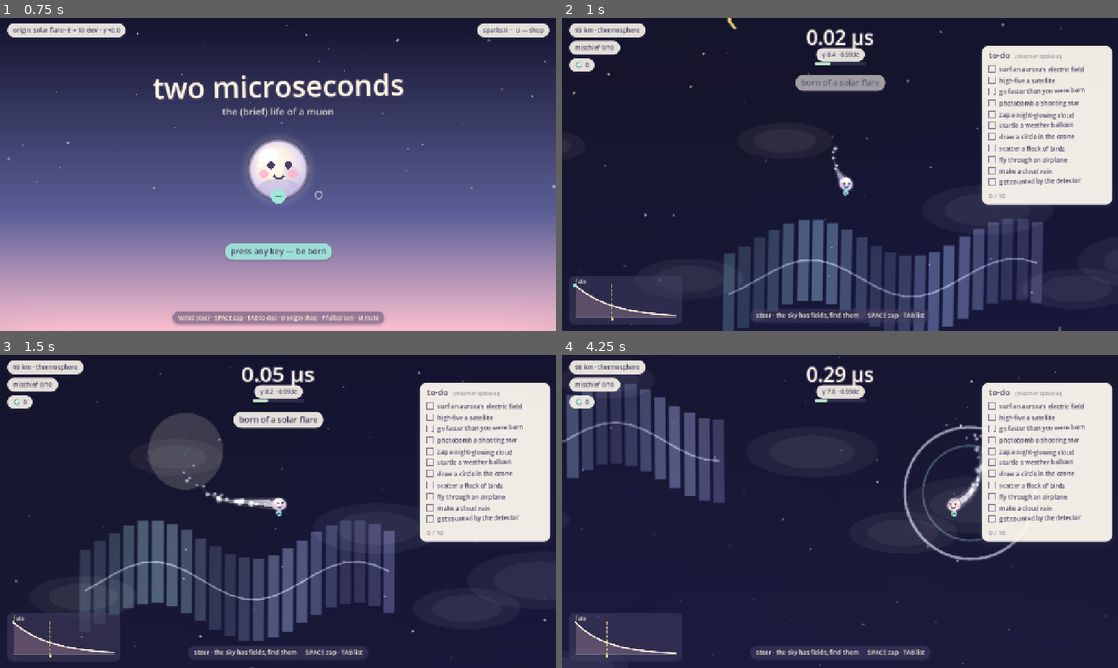
Above: before the commit, frames 1-4 (two rows, left to right).
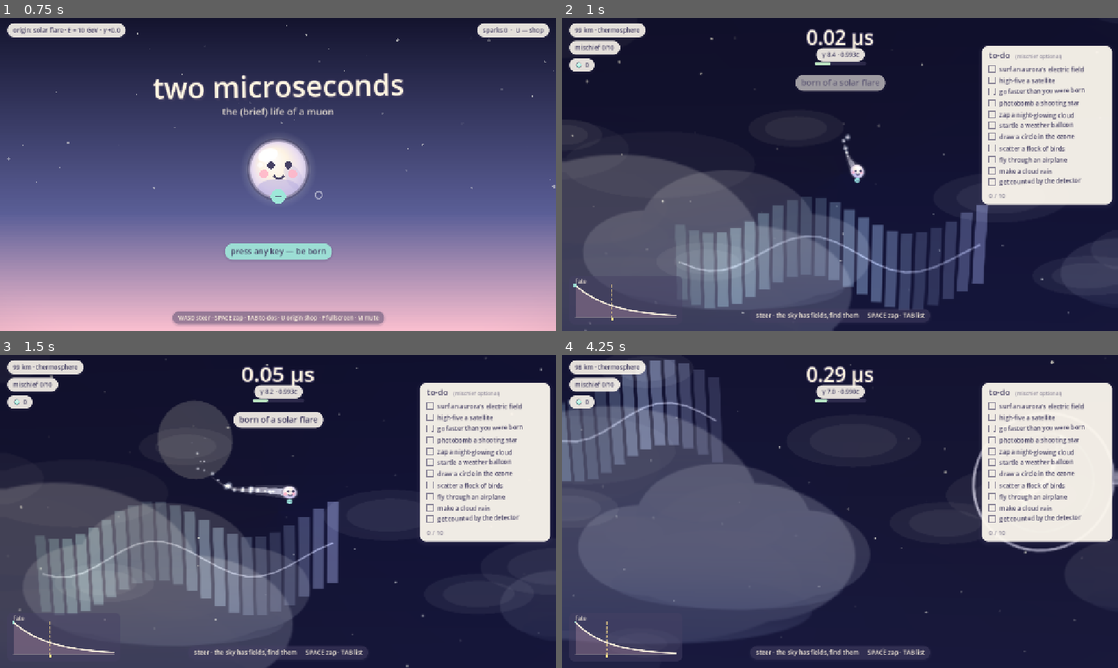
Above: after the commit, the same moments.

Repository: lawrenceleejr/TwoMicroSeconds
Game: Godot game, scene res://game/main/title.tscn
Same seed, same stepped clock (60 frames per second), same inputs: the game is played once before the commit and once after it.
Inputs (mouse positions are in pixels of both pictures, inside the frame that each line leads up to):
- Up to frame 1 (0.75 s): tap Enter at 0.5 s; move the mouse to (400, 158) at 0.52 s; hold D (move_right) from 0.53 s (still down); tap Tab (toggle_checklist) at 0.6 s; click (400, 158) at 0.67 s
- Up to frame 2 (1 s): keep holding D (move_right); tap Space at 0.77 s
- Up to frame 3 (1.5 s): tap Space at 1.07 s; release D (move_right) at 1.25 s; drag from (166, 527) to (250, 574) at 1.27 s
- Up to frame 4 (4.25 s): move the mouse to (895, 442) at 2.02 s; hold D (move_right) 2.03-2.75 s; tap F at 2.1 s; drag from (812, 574) to (673, 464) at 2.77 s; move the mouse to (1006, 558) at 3.52 s; hold A (move_left) from 3.53 s (still down); tap X at 3.6 s; tap Space at 3.77, 4.07 s

Frame 1 is identical in both runs. In frame 2, 29% of the frame differs, in the area x 0-100%, y 0-100%; in frame 3, 28%; in frame 4, 32%.

Commit message:
Real 3D presentation stage: perspective-tilted world plane + depth wisps
Gameplay stays flat: the 2D world renders into an overscanned
SubViewport textured onto a quad in a true 3D scene. A perspective
camera holds a slight tilt and yaw, banks into turns, and widens its
lens with speed (distance-compensated so framing holds). Translucent
cloud wisps float between camera and plane for genuine 3D parallax,
and the sky gains a third, slower in-world parallax layer. The in-run
UI moves to the root viewport so it stays crisp and un-tilted; the
relativity/vignette/glitch post stack now applies over the 3D render.

Co-Authored-By: Claude Fable 5 <noreply@anthropic.com>
Claude-Session: https://claude.ai/code/session_014g8VnKFpk5HwGxbWA7j916

Diff:
--- a/game/autoload/game.gd
+++ b/game/autoload/game.gd
@@ -1,7 +1,7 @@
 extends Node
 ## Run flow, input map registration, and a couple of global toggles.
 
-const MAIN_SCENE := "res://game/main/main.tscn"
+const MAIN_SCENE := "res://game/main/stage.tscn"
 const TITLE_SCENE := "res://game/main/title.tscn"
 
 var run_start_msec := 0
--- a/game/main/main.gd
+++ b/game/main/main.gd
@@ -22,6 +22,7 @@
 
 var _ended := false
 var _sparks_at_start := 0
+var _ui_layer: CanvasLayer
 
 
 func _ready() -> void:
@@ -51,21 +52,28 @@
 		# The Oh-My-God particle arrives with authority.
 		Juice.glitch(0.4, 0.7)
 
-	# UI sits above the full-screen effect layers (relativity 70,
-	# vignette 80, glitch 90) so text stays crisp and un-shifted.
-	var ui_layer := CanvasLayer.new()
-	ui_layer.layer = 100
-	add_child(ui_layer)
+	# UI lives on the ROOT viewport (the world may be rendered inside a
+	# SubViewport on the 3D stage) and above the effect layers
+	# (relativity 70, vignette 80, glitch 90): crisp, flat, un-shifted.
+	_ui_layer = CanvasLayer.new()
+	_ui_layer.layer = 100
 	var hud = HudScript.new()
 	hud.muon = muon
-	ui_layer.add_child(hud)
-	ui_layer.add_child(ChecklistScript.new())
+	_ui_layer.add_child(hud)
+	_ui_layer.add_child(ChecklistScript.new())
 	end_screen = EndScreenScript.new()
-	ui_layer.add_child(end_screen)
+	_ui_layer.add_child(end_screen)
 	pause_overlay = PauseScript.new()
-	ui_layer.add_child(pause_overlay)
+	_ui_layer.add_child(pause_overlay)
+	get_tree().root.add_child.call_deferred(_ui_layer)
 
 	Tasks.task_completed.connect(_on_task_completed)
+
+
+func _exit_tree() -> void:
+	# The UI layer was handed to the root viewport; take it with us.
+	if _ui_layer != null and is_instance_valid(_ui_layer):
+		_ui_layer.queue_free()
 
 
 func _process(_delta: float) -> void:
--- /dev/null
+++ b/game/main/stage.gd
@@ -0,0 +1,100 @@
+extends Node3D
+## The presentation stage. Gameplay is the same flat 2D world, rendered
+## into a SubViewport and textured onto a quad in a real 3D scene. A
+## perspective camera sits at a slight angle, banks into turns, and
+## breathes with speed; translucent wisps float in front of the plane
+## for true depth parallax. The UI lives on the real screen, crisp.
+
+const BASE_W := 1280.0
+const BASE_H := 720.0
+const OVERSCAN := 1.2
+const CAM_FOV := 55.0
+const TILT_DEG := -5.0
+const YAW_DEG := 2.2
+
+var _vp: SubViewport
+var _cam: Camera3D
+var _muon
+var _wisps := []
+var _bank := 0.0
+var _t := 0.0
+
+
+func _ready() -> void:
+	_vp = SubViewport.new()
+	_vp.render_target_update_mode = SubViewport.UPDATE_ALWAYS
+	_vp.size = Vector2i(int(BASE_W * OVERSCAN), int(BASE_H * OVERSCAN))
+	add_child(_vp)
+	_vp.add_child(load("res://game/main/main.tscn").instantiate())
+
+	var quad := MeshInstance3D.new()
+	var mesh := QuadMesh.new()
+	# The un-overscanned frame is 7.2 units tall at the camera distance
+	# below; the quad carries the overscan margin so the tilt never
+	# reveals the void.
+	mesh.size = Vector2(12.8, 7.2) * OVERSCAN
+	quad.mesh = mesh
+	var mat := StandardMaterial3D.new()
+	mat.shading_mode = BaseMaterial3D.SHADING_MODE_UNSHADED
+	mat.albedo_texture = _vp.get_texture()
+	quad.material_override = mat
+	add_child(quad)
+
+	_cam = Camera3D.new()
+	_cam.fov = CAM_FOV
+	add_child(_cam)
+
+	var world_env := WorldEnvironment.new()
+	var env := Environment.new()
+	env.background_mode = Environment.BG_COLOR
+	env.background_color = Color("101024")
+	world_env.environment = env
+	add_child(world_env)
+
+	_spawn_wisps()
+
+
+func _spawn_wisps() -> void:
+	var texs := ["res://assets/sprites/cloud.svg", "res://assets/sprites/noctilucent.svg"]
+	for i in 7:
+		var s := Sprite3D.new()
+		s.texture = load(texs[i % texs.size()])
+		s.pixel_size = 0.012 + (i % 3) * 0.005
+		s.modulate = Color(1, 1, 1, 0.09 + 0.05 * (i % 3))
+		s.position = Vector3(randf_range(-6.0, 6.0), randf_range(-4.5, 4.5),
+			randf_range(1.4, 3.6))
+		add_child(s)
+		_wisps.append(s)
+
+
+func _process(delta: float) -> void:
+	_t += delta
+	if _muon == null or not is_instance_valid(_muon):
+		_muon = get_tree().get_first_node_in_group("muon")
+	var vel := Vector2.ZERO
+	if _muon != null:
+		vel = _muon.velocity
+	var speed_f := clampf(vel.length() / 1250.0, 0.0, 1.0)
+
+	# Bank into turns; widen the lens with speed.
+	var target_bank := clampf(-vel.x / 1250.0, -1.0, 1.0) * 0.055
+	_bank = lerpf(_bank, target_bank, 1.0 - exp(-3.0 * delta))
+	_cam.fov = lerpf(_cam.fov, CAM_FOV + 7.0 * speed_f, 1.0 - exp(-3.0 * delta))
+
+	# Keep the un-overscanned frame filling the window at any fov, then
+	# tilt: the slight perspective is the whole point.
+	var d := 7.2 / (2.0 * tan(deg_to_rad(_cam.fov * 0.5)))
+	_cam.position = Vector3(sin(_t * 0.23) * 0.08, 0.3 + sin(_t * 0.31) * 0.05, d)
+	_cam.rotation = Vector3(deg_to_rad(TILT_DEG), deg_to_rad(YAW_DEG) + sin(_t * 0.17) * 0.012, _bank)
+
+	# Foreground wisps: genuine 3D parallax against the gameplay plane —
+	# nearer wisps stream past faster as the muon falls.
+	for w in _wisps:
+		w.position.y += vel.y * delta * 0.001 * w.position.z
+		w.position.x += sin(_t * 0.1 + w.position.z * 3.0) * delta * 0.05
+		if w.position.y > 5.5:
+			w.position.y = -5.5
+			w.position.x = randf_range(-6.0, 6.0)
+		elif w.position.y < -5.5:
+			w.position.y = 5.5
+			w.position.x = randf_range(-6.0, 6.0)
--- /dev/null
+++ b/game/main/stage.tscn
@@ -0,0 +1,6 @@
+[gd_scene load_steps=2 format=3]
+
+[ext_resource type="Script" path="res://game/main/stage.gd" id="1"]
+
+[node name="Stage" type="Node3D"]
+script = ExtResource("1")
--- a/game/world/atmosphere.gd
+++ b/game/world/atmosphere.gd
@@ -49,8 +49,23 @@
 				var size := 1.2 + float(h % 17) / 9.0
 				draw_circle(pos, size, Color(1.0, 1.0, 0.94, 0.75 * air_fade * twinkle))
 
-	# Parallax depth layer: distant haze puffs drifting at 55% of camera
-	# speed — the cheap trick that makes a flat sky read as deep.
+	# Far parallax layer: barely-there haze at 30% of camera speed.
+	var par2 := 0.3
+	var q2tl := (Vector2(left, top) - center * (1.0 - par2)) / par2
+	var q2br := (Vector2(left + width, bottom) - center * (1.0 - par2)) / par2
+	var p2cell := 940.0
+	for cx in range(int(floor(q2tl.x / p2cell)), int(ceil(q2br.x / p2cell)) + 1):
+		for cy in range(int(floor(q2tl.y / p2cell)), int(ceil(q2br.y / p2cell)) + 1):
+			var h4 := absi(hash(Vector2i(cx + 31, cy + 47)))
+			if h4 % 4 != 0:
+				continue
+			var q4 := Vector2(cx * p2cell + float(h4 % 700), cy * p2cell + float((h4 / 11) % 700))
+			var p4 := q4 * par2 + center * (1.0 - par2)
+			draw_set_transform(p4, 0.0, Vector2(1.0, 0.34))
+			draw_circle(Vector2.ZERO, 150.0 + float(h4 % 120), Color(1.0, 1.0, 1.0, 0.035))
+			draw_set_transform(Vector2.ZERO, 0.0, Vector2.ONE)
+
+	# Mid parallax layer: haze puffs drifting at 55% of camera speed.
 	var par := 0.55
 	var qtl := (Vector2(left, top) - center * (1.0 - par)) / par
 	var qbr := (Vector2(left + width, bottom) - center * (1.0 - par)) / par
